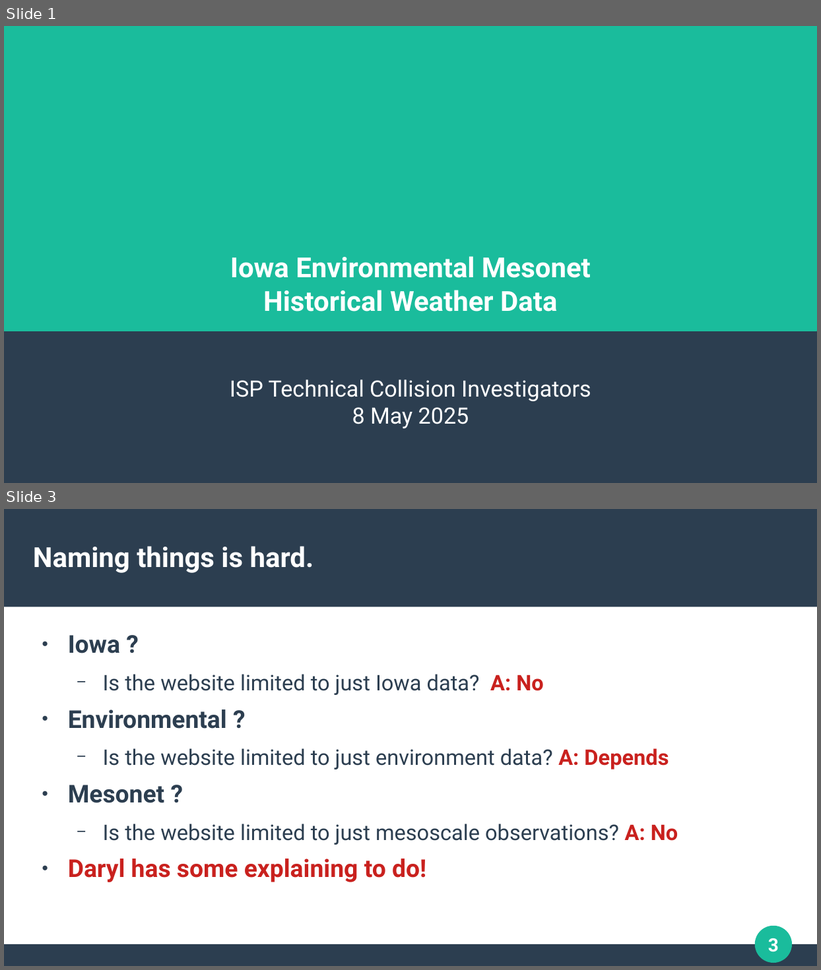
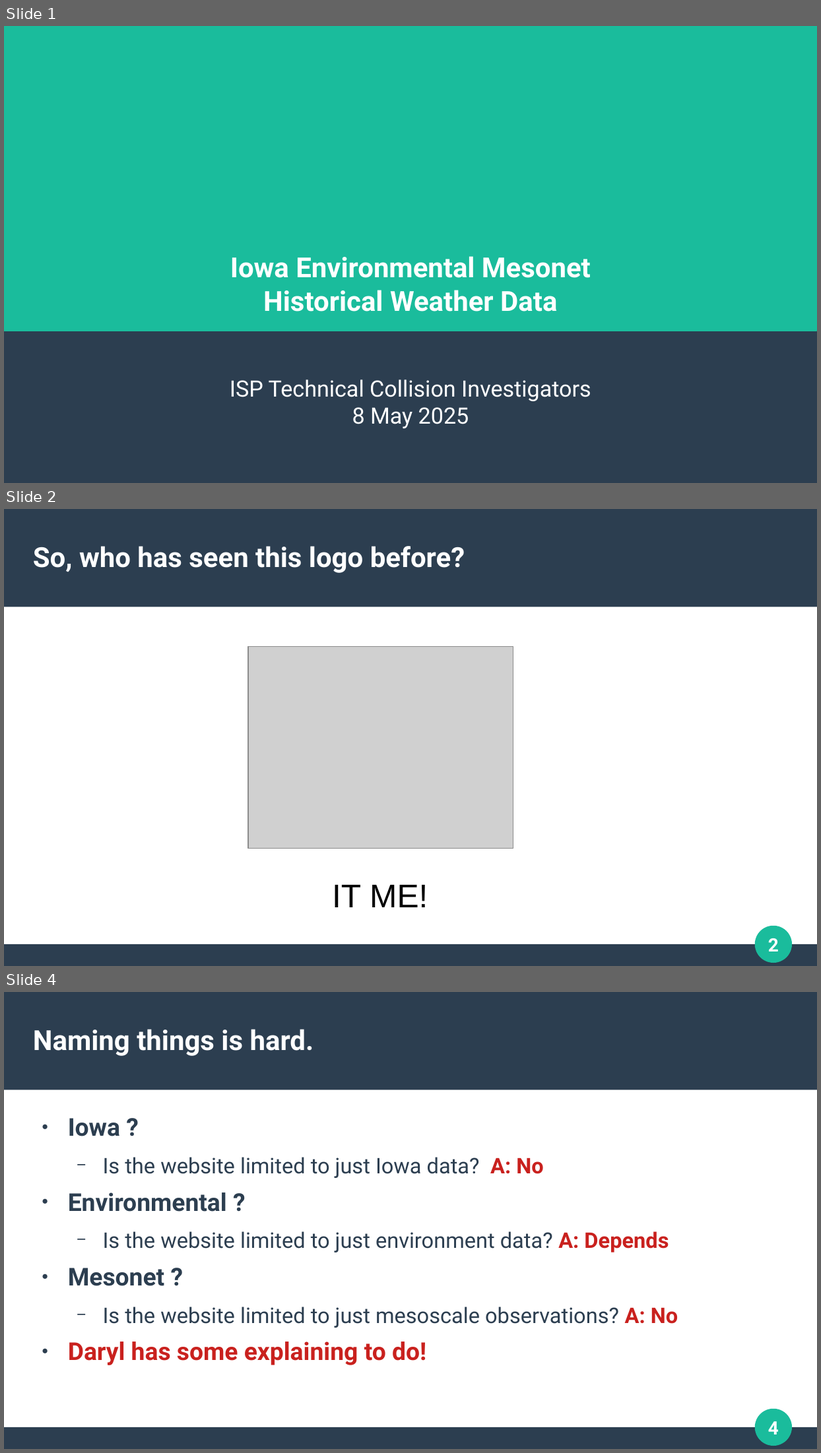
Before and after one commit to akrherz/akrherz, a slide deck: presentations/250508_dps/introslides.pptx. Shown one above the other, each under a label of ours: slides 1 and 3 before the commit, slides 1, 2 and 4 after it; the slides between them are not shown. The pictures are 821x970 and 821x1453 pixels, drawn with LibreOffice and Linux fonts; fonts in the diff are those of the drawing; grey boxes stand for pictures. Boxes give left, top, right and bottom in pixels: in the first picture for what was removed or moved away, otherwise in the second. Text is boxed around its words. In the diff, an @@ line names an element or a change of style, - is before the commit and + after.

```diff
--- a/presentations/250508_dps/introslides.pptx
+++ b/presentations/250508_dps/introslides.pptx
@@ slide 2 added at <box>4,509,817,966</box>, background #FFFFFF; not listed: 4 template elements that a slide beside it also shows @@
@@ text added at <box>33,546,465,573</box>, 27 pt, text #FFFFFF, bold @@
+So, who has seen this logo before?
@@ picture added at <box>248,646,513,848</box> @@
@@ text added at <box>332,885,428,908</box>, 32 pt, text #000000 @@
+IT ME!
@@ what was slide 3 is now slide 4 @@
@@ page number at <box>768,1422,779,1435</box>: text changed @@
-3
+4
```
Also in this commit, not shown: 4 slides changed, 1 other file.
